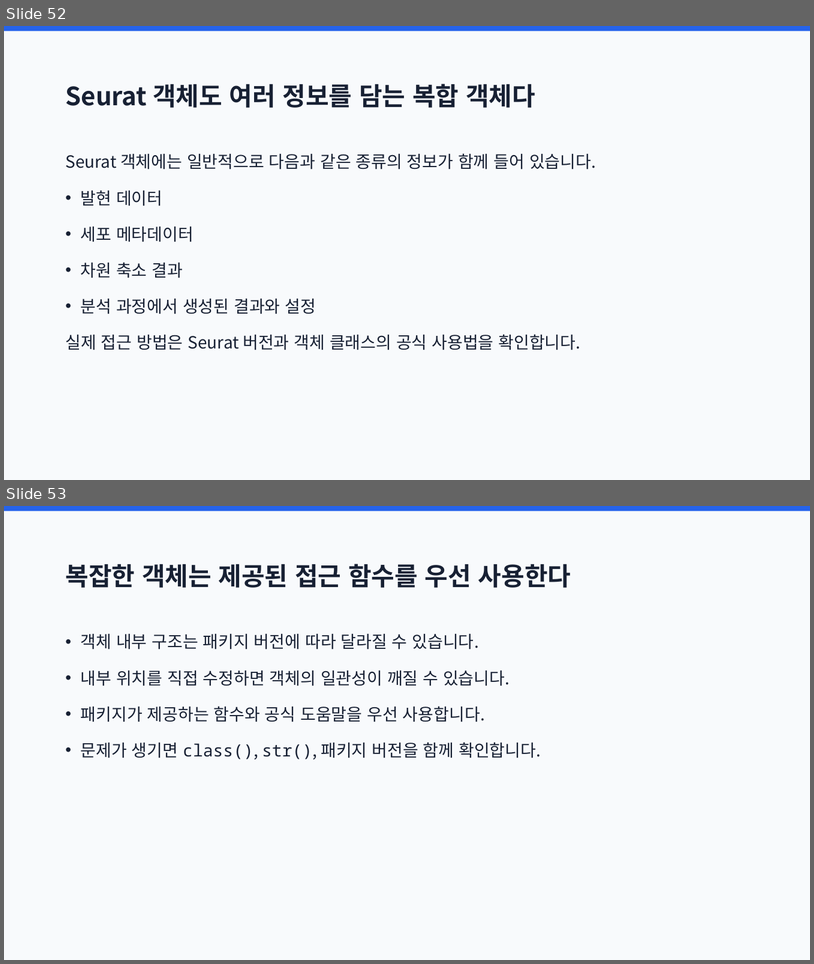
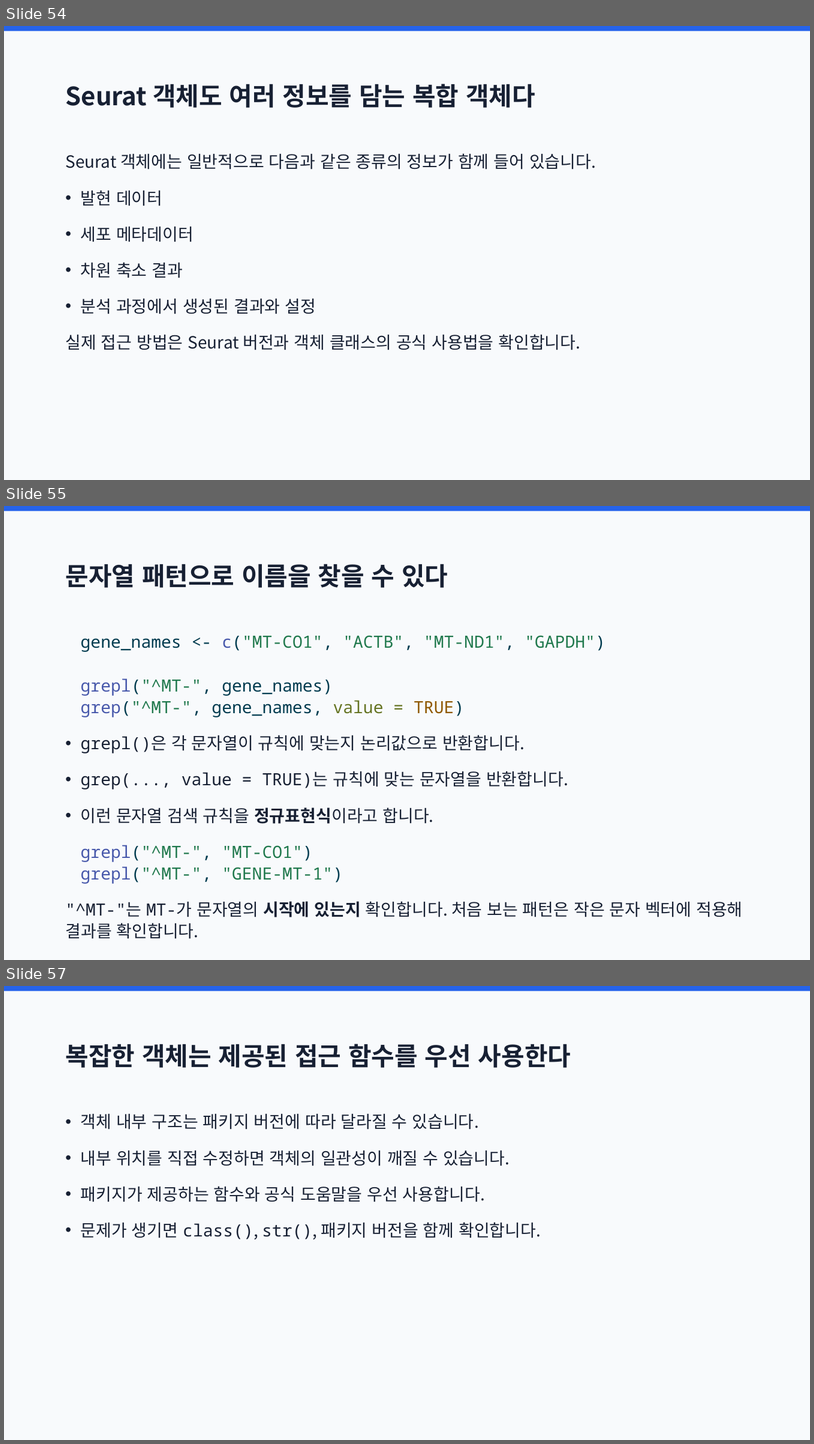
Before and after one commit to joonion/r-programming-basic, a slide deck: slides/11_packages_lists_and_objects.pptx. Shown one above the other, each under a label of ours: slides 52 and 53 before the commit, slides 54, 55 and 57 after it; the slides between them are not shown. The pictures are 814x964 and 814x1444 pixels, drawn with LibreOffice and Linux fonts; fonts in the diff are those of the drawing. Boxes give left, top, right and bottom in pixels: in the first picture for what was removed or moved away, otherwise in the second. Text is boxed around its words. In the diff, an @@ line names an element or a change of style, - is before the commit and + after.

```diff
--- a/slides/11_packages_lists_and_objects.pptx
+++ b/slides/11_packages_lists_and_objects.pptx
@@ slide 55 added at [4,506,810,960], background #F8FAFC; not listed: 1 template element that a slide beside it also shows @@
@@ title added at [65,564,448,588], 30 pt, text #172033, bold @@
+문자열 패턴으로 이름을 찾을 수 있다
@@ text added at [65,635,743,917], 20 pt, text #172033 @@
+gene_names <- c("MT-CO1", "ACTB", "MT-ND1", "GAPDH")
+grepl("^MT-", gene_names)
+grep("^MT-", gene_names, value = TRUE)
+• grepl()은 각 문자열이 규칙에 맞는지 논리값으로 반환합니다.
+• grep(..., value = TRUE)는 규칙에 맞는 문자열을 반환합니다.
+• 이런 문자열 검색 규칙을 정규표현식이라고 합니다.
+grepl("^MT-", "MT-CO1")
+grepl("^MT-", "GENE-MT-1")
+"^MT-"는 MT-가 문자열의 시작에 있는지 확인합니다. 처음 보는 패턴은 작은 문자 벡터에 적용해 결과를 확인합니다.
@@ what was slide 52 is now slide 54 @@
@@ what was slide 53 is now slide 57 @@
```
Also in this commit, not shown: 5 slides changed, 5 other slides added, 19 other files.
